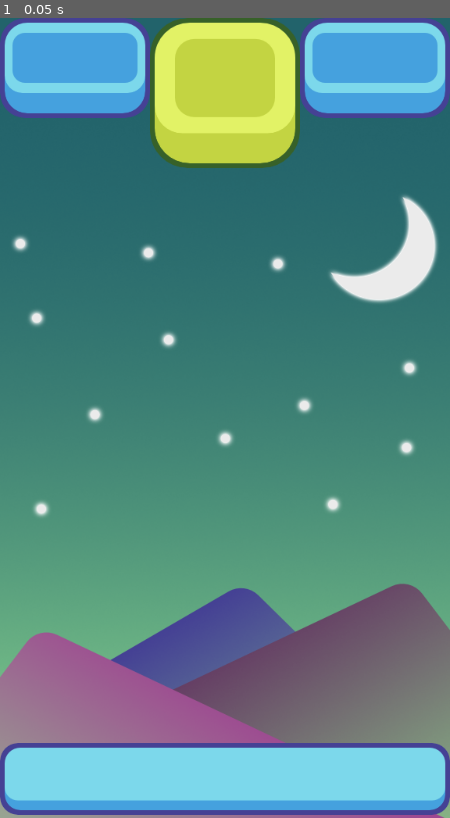
Above: before the commit, frame 1.
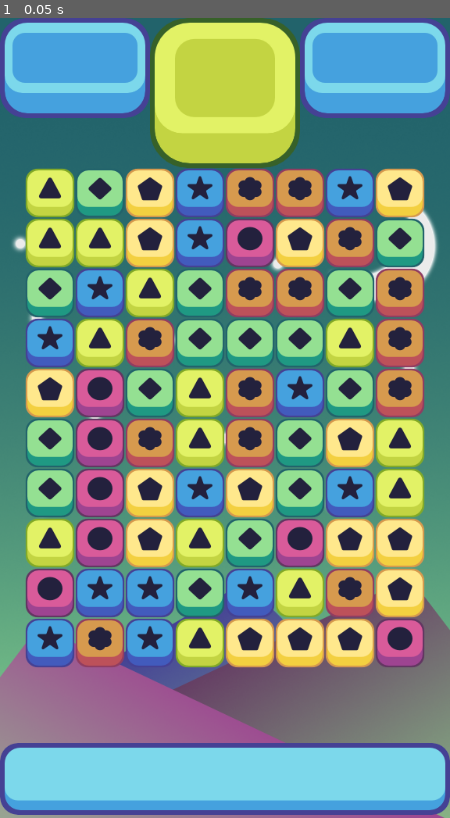
Above: after the commit, the same moment.

Repository: Taving40/Match3
Game: Godot game, scene res://scenes/game_window.tscn
Two runs of this game, one before a commit and one after it. Both use one fixed random seed, a clock stepped at 60 frames per second and the inputs below. Before the commit the project has no main scene; this scene is started directly in both runs.
Inputs:
- Up to frame 1 (0.05 s): no input

The runs differ from the first frame. In frame 1, 49% of the frame differs, in the area x 5-95%, y 18-82%.

Commit message:
Added spawing pieces in grid

Diff:
--- a/project.godot
+++ b/project.godot
@@ -11,6 +11,7 @@
 [application]
 
 config/name="Math3"
+run/main_scene="res://scenes/piece.tscn"
 config/features=PackedStringArray("4.0", "Forward Plus")
 config/icon="res://icon.svg"
 
@@ -34,4 +35,3 @@
 [rendering]
 
 2d/snap/snap_2d_transforms_to_pixel=true
-2d/snap/snap_2d_vertices_to_pixel=true
--- /dev/null
+++ b/scenes/bluePiece.tscn
@@ -0,0 +1,10 @@
+[gd_scene load_steps=3 format=3 uid="uid://bywd34xwiqrua"]
+
+[ext_resource type="PackedScene" uid="uid://c5ugin511waan" path="res://scenes/piece.tscn" id="1_62816"]
+[ext_resource type="Texture2D" uid="uid://bngiewojxkebr" path="res://art/pieces/Blue Piece.png" id="2_xbnxn"]
+
+[node name="bluePiece" instance=ExtResource("1_62816")]
+color = "blue"
+
+[node name="Sprite2D" parent="." index="0"]
+texture = ExtResource("2_xbnxn")
--- a/scenes/game_window.tscn
+++ b/scenes/game_window.tscn
@@ -1,8 +1,9 @@
-[gd_scene load_steps=4 format=3 uid="uid://dktkj54mctw10"]
+[gd_scene load_steps=5 format=3 uid="uid://dktkj54mctw10"]
 
 [ext_resource type="Texture2D" uid="uid://k354kakxgrci" path="res://art/background 2.png" id="1_bx7qw"]
 [ext_resource type="Texture2D" uid="uid://h3ukb58q8tao" path="res://art/Top UI v 2.png" id="2_wh5lh"]
 [ext_resource type="Texture2D" uid="uid://d3xx708856123" path="res://art/Bottom UI v 2.png" id="3_vluof"]
+[ext_resource type="Script" path="res://scripts/grid.gd" id="4_gqsgt"]
 
 [node name="gameWindow" type="Node2D"]
 
@@ -21,3 +22,11 @@
 offset_right = 576.0
 offset_bottom = 1020.0
 texture = ExtResource("3_vluof")
+
+[node name="grid" type="Node2D" parent="."]
+script = ExtResource("4_gqsgt")
+width = 8
+height = 10
+xStart = 64
+yStart = 800
+offset = 64
--- /dev/null
+++ b/scenes/greenPiece.tscn
@@ -0,0 +1,10 @@
+[gd_scene load_steps=3 format=3 uid="uid://b5cgppcjj0sgr"]
+
+[ext_resource type="PackedScene" uid="uid://c5ugin511waan" path="res://scenes/piece.tscn" id="1_lm1gh"]
+[ext_resource type="Texture2D" uid="uid://docholw20rmmx" path="res://art/pieces/Green Piece.png" id="2_eh4tc"]
+
+[node name="greenPiece" instance=ExtResource("1_lm1gh")]
+color = "green"
+
+[node name="Sprite2D" parent="." index="0"]
+texture = ExtResource("2_eh4tc")
--- /dev/null
+++ b/scenes/lightGreenPiece.tscn
@@ -0,0 +1,10 @@
+[gd_scene load_steps=3 format=3 uid="uid://clblbaln64ss2"]
+
+[ext_resource type="PackedScene" uid="uid://c5ugin511waan" path="res://scenes/piece.tscn" id="1_ti6v3"]
+[ext_resource type="Texture2D" uid="uid://ee1ob24mvxp6" path="res://art/pieces/Light Green Piece.png" id="2_rtkf2"]
+
+[node name="lightGreenPiece" instance=ExtResource("1_ti6v3")]
+color = "lightGreen"
+
+[node name="Sprite2D" parent="." index="0"]
+texture = ExtResource("2_rtkf2")
--- /dev/null
+++ b/scenes/orangePiece.tscn
@@ -0,0 +1,10 @@
+[gd_scene load_steps=3 format=3 uid="uid://bc71s78uwahbh"]
+
+[ext_resource type="PackedScene" uid="uid://c5ugin511waan" path="res://scenes/piece.tscn" id="1_04jq4"]
+[ext_resource type="Texture2D" uid="uid://l0jy35ctiltf" path="res://art/pieces/OrangePiece.png" id="2_nx7xq"]
+
+[node name="orangePiece" instance=ExtResource("1_04jq4")]
+color = "orange"
+
+[node name="Sprite2D" parent="." index="0"]
+texture = ExtResource("2_nx7xq")
--- /dev/null
+++ b/scenes/piece.tscn
@@ -0,0 +1,9 @@
+[gd_scene load_steps=2 format=3 uid="uid://c5ugin511waan"]
+
+[ext_resource type="Script" path="res://scripts/piece.gd" id="1_7qjiw"]
+
+[node name="piece" type="Node2D"]
+script = ExtResource("1_7qjiw")
+
+[node name="Sprite2D" type="Sprite2D" parent="."]
+scale = Vector2(0.5, 0.5)
--- /dev/null
+++ b/scenes/pinkPiece.tscn
@@ -0,0 +1,10 @@
+[gd_scene load_steps=3 format=3 uid="uid://bi0rk7bxflv0l"]
+
+[ext_resource type="PackedScene" uid="uid://c5ugin511waan" path="res://scenes/piece.tscn" id="1_kd0rf"]
+[ext_resource type="Texture2D" uid="uid://b23rrrgitlwqu" path="res://art/pieces/pinkPiece.png" id="2_j1ifp"]
+
+[node name="pinkPiece" instance=ExtResource("1_kd0rf")]
+color = "pink"
+
+[node name="Sprite2D" parent="." index="0"]
+texture = ExtResource("2_j1ifp")
--- /dev/null
+++ b/scenes/yellowPiece.tscn
@@ -0,0 +1,10 @@
+[gd_scene load_steps=3 format=3 uid="uid://kap0nfx0lgt0"]
+
+[ext_resource type="PackedScene" uid="uid://c5ugin511waan" path="res://scenes/piece.tscn" id="1_a381x"]
+[ext_resource type="Texture2D" uid="uid://homobpggjbyg" path="res://art/pieces/Yellow Piece.png" id="2_5cvpd"]
+
+[node name="yellowPiece" instance=ExtResource("1_a381x")]
+color = "yellow"
+
+[node name="Sprite2D" parent="." index="0"]
+texture = ExtResource("2_5cvpd")
--- /dev/null
+++ b/scripts/grid.gd
@@ -0,0 +1,52 @@
+extends Node2D
+
+# Grid variables
+@export var width: int
+@export var height: int
+@export var xStart: int
+@export var yStart: int
+@export var offset: int
+
+var allPieces = []
+
+var possiblePieces = [
+	preload("res://scenes/bluePiece.tscn"),
+	preload("res://scenes/greenPiece.tscn"),
+	preload("res://scenes/lightGreenPiece.tscn"),
+	preload("res://scenes/orangePiece.tscn"),
+	preload("res://scenes/pinkPiece.tscn"),
+	preload("res://scenes/yellowPiece.tscn"),
+]
+
+# Called when the node enters the scene tree for the first time.
+func _ready():
+	randomize()
+	allPieces = make2Darray(width, height)
+	spawnPieces(width, height)
+
+# Called every frame. 'delta' is the elapsed time since the previous frame.
+func _process(delta):
+	pass
+
+func make2Darray(width, height):
+	var array = [];
+	for i in width:
+		array.append([])
+		for j in height:
+			array[i].append(null)
+	return array
+
+func gridToPixel(column, row):
+	var x = xStart + offset * column
+	var y = yStart + (-offset) * row
+	return Vector2(x, y)
+
+func spawnPieces(width, height):
+	for i in width:
+		for j in height:
+			# choose a random int
+			var randInt: int = randi_range(0, possiblePieces.size()-1)
+			# instantiate a new piece
+			var piece = possiblePieces[randInt].instantiate()
+			add_child(piece)
+			piece.position = gridToPixel(i, j)
--- /dev/null
+++ b/scripts/piece.gd
@@ -0,0 +1,13 @@
+extends Node2D
+
+#export means visibile in inspector
+@export var color: String;
+
+# Called when the node enters the scene tree for the first time.
+func _ready():
+	pass # Replace with function body.
+
+
+# Called every frame. 'delta' is the elapsed time since the previous frame.
+func _process(delta):
+	pass
Not shown, removed: art/Match 3 Assets/Pieces/Blue Adjacent.png.import
Not shown, removed: art/Match 3 Assets/Pieces/Blue Column.png.import
Not shown, removed: art/Match 3 Assets/Pieces/Blue Piece.png.import
Not shown, removed: art/Match 3 Assets/Pieces/Blue Row.png.import
Not shown, removed: art/Match 3 Assets/Pieces/Green Adjacent.png.import
Not shown, removed: art/Match 3 Assets/Pieces/Green Column.png.import
Not shown, removed: art/Match 3 Assets/Pieces/Green Piece.png.import
Not shown, removed: art/Match 3 Assets/Pieces/Green Row.png.import
Not shown, removed: art/Match 3 Assets/Pieces/Light Green Adjacent.png.import
Not shown, removed: art/Match 3 Assets/Pieces/Light Green Column.png.import
Not shown, removed: art/Match 3 Assets/Pieces/Light Green Piece.png.import
Not shown, removed: art/Match 3 Assets/Pieces/Light Green Row.png.import
(and 70 more such lines)
